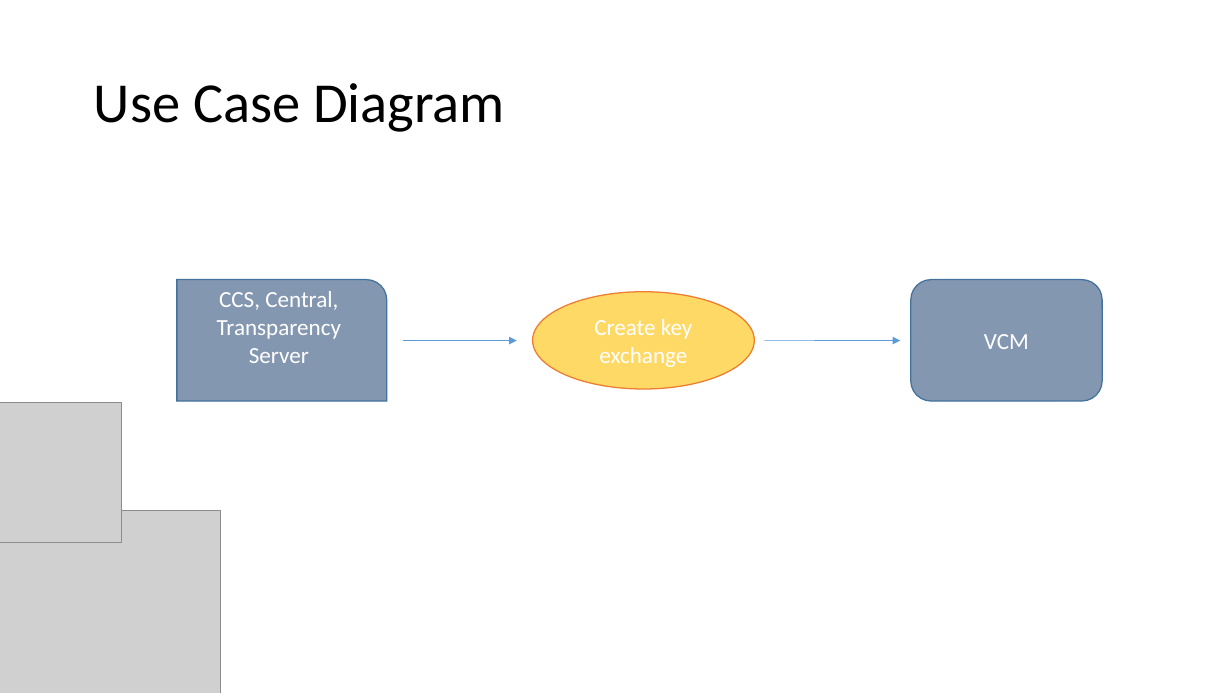
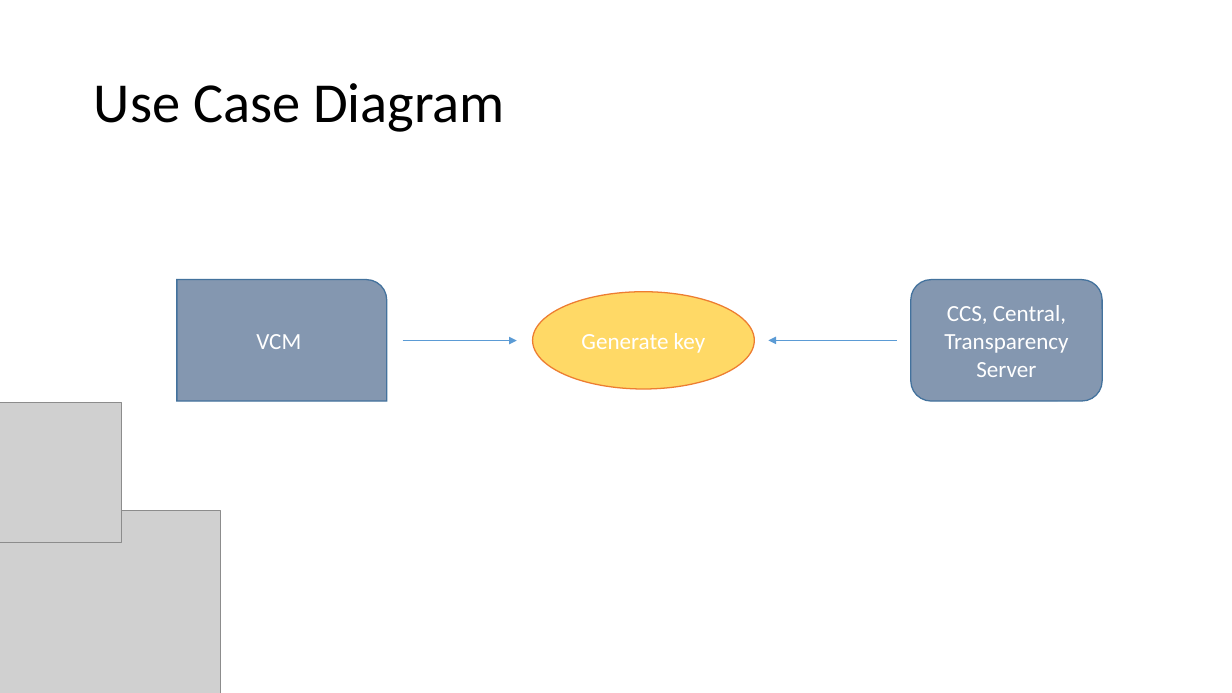
Before and after one commit to seans888/Project---Automate-Election, a slide deck: slide 13 of Documentation/Research Paper/AES diagrams.pptx (slide 15 before the commit). Drawn at 1232x693 pixels with LibreOffice and Linux fonts; fonts in the diff are those of the drawing; grey boxes stand for pictures. Boxes give left, top, right and bottom in pixels: in the first picture for what was removed or moved away, otherwise in the second. Text is boxed around its words. In the diff, an @@ line names an element or a change of style, - is before the commit and + after.

```diff
--- a/Documentation/Research Paper/AES diagrams.pptx
+++ b/Documentation/Research Paper/AES diagrams.pptx
@@ round rect "VCM" resized from (x1=911, y1=280, x2=1103, y2=401) to (x1=177, y1=280, x2=386, y2=401) @@
@@ round rect "VCM" at (x1=177, y1=280, x2=386, y2=401): rounded rectangle to round rect @@
@@ rounded rectangle "CCS, Central, Transparency Server" resized from (x1=177, y1=280, x2=386, y2=401) to (x1=911, y1=280, x2=1103, y2=401) @@
@@ rounded rectangle "CCS, Central, Transparency Server" at (x1=911, y1=280, x2=1103, y2=401): round rect to rounded rectangle @@
@@ text in ellipse at (x1=581, y1=333, x2=706, y2=353): text changed @@
-Create key exchange
+Generate key
@@ arrow moved from (764, 340) - (900, 341) to (897, 340) - (769, 340) @@
```
Also in this commit, not shown: 18 other slides changed, 8 slides added, 2 slides removed.
